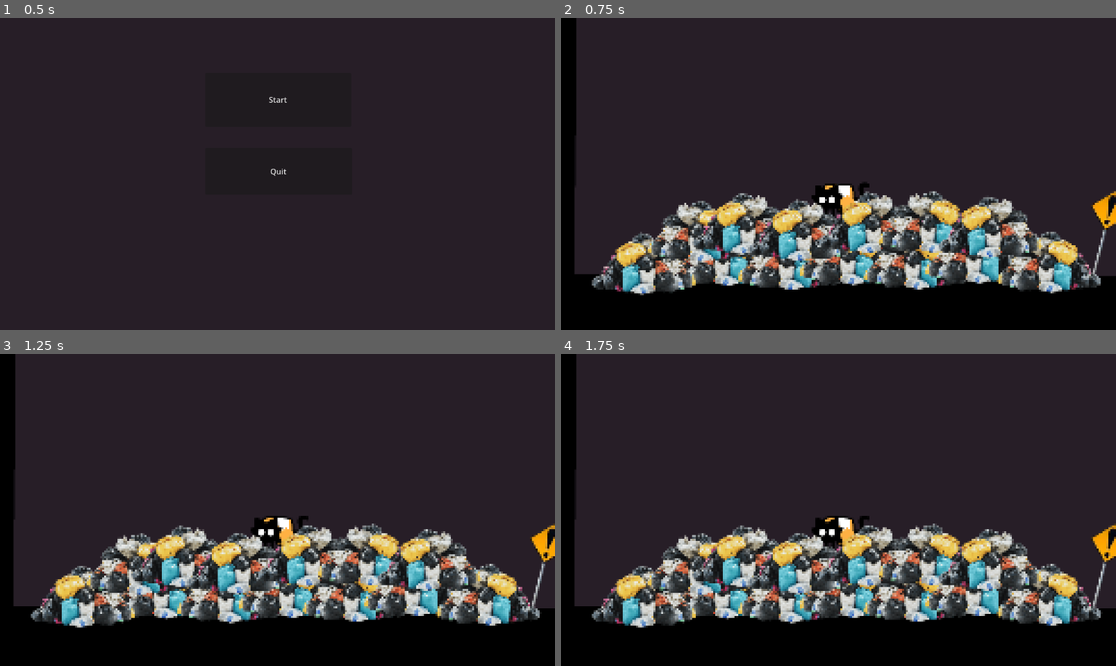
Above: before the commit, frames 1-4 (two rows, left to right).
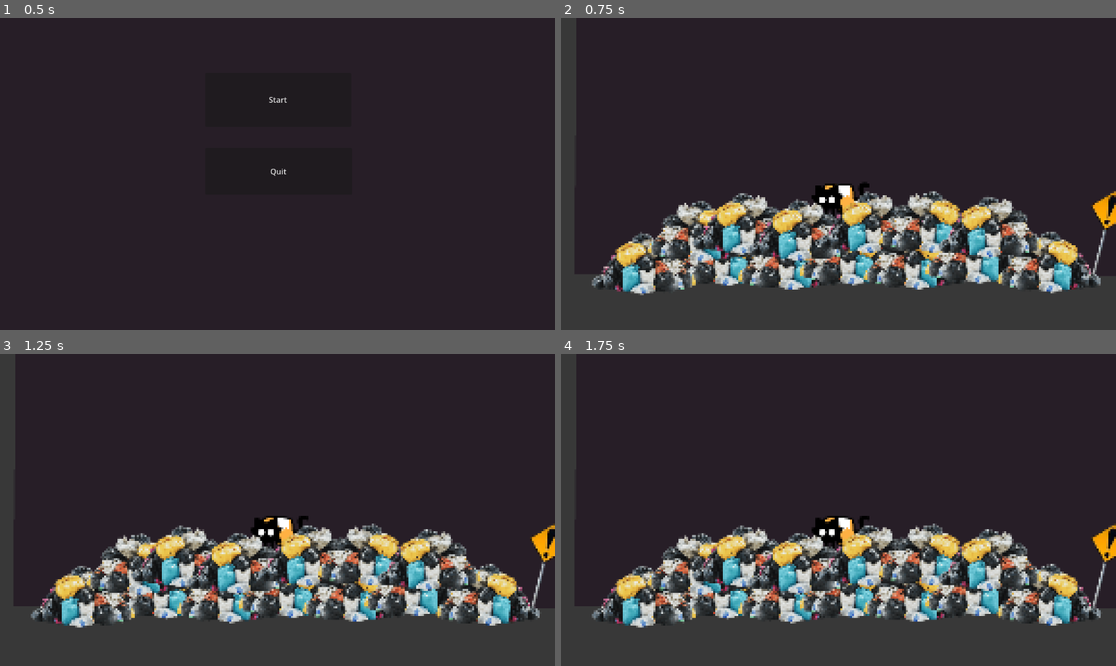
Above: after the commit, the same moments.

Repository: Swedgar13/Outside-The-Box
Game: Godot game, scene res://scenes/main_menu.tscn
Two runs of this game, one before a commit and one after it. Both use one fixed random seed, a clock stepped at 60 frames per second and the inputs below.
Inputs:
- Up to frame 1 (0.5 s): no input
- Up to frame 2 (0.75 s): click "Start" at 0.5 s
- Up to frame 3 (1.25 s): no input
- Up to frame 4 (1.75 s): no input

Frame 1 is identical in both runs. In frame 2, 16% of the frame differs, in the area x 0-100%, y 0-100%; in frame 3, 17%; in frame 4, 17%.

Commit message:
i extended the map a little and added a death trigger and started working on an enemy

Diff:
--- /dev/null
+++ b/scenes/area_2d.tscn
@@ -0,0 +1,13 @@
+[gd_scene format=3 uid="uid://b1vsgn7l1h2lb"]
+
+[ext_resource type="Script" uid="uid://bwfu8p6laddvr" path="res://scripts/area_2d.gd" id="1_svk5y"]
+
+[node name="Kill zone" type="Area2D" unique_id=497402808]
+script = ExtResource("1_svk5y")
+
+[node name="Timer" type="Timer" parent="." unique_id=148793095]
+wait_time = 0.5
+one_shot = true
+
+[connection signal="body_entered" from="." to="." method="_on_body_entered"]
+[connection signal="timeout" from="Timer" to="." method="_on_timer_timeout"]
--- /dev/null
+++ b/scenes/enemy.tscn
@@ -0,0 +1,21 @@
+[gd_scene format=3 uid="uid://cp4jpclqejtv1"]
+
+[ext_resource type="Texture2D" uid="uid://bllmunypkxa33" path="res://assets/gremlin - Copy (21).PNG" id="1_7p1mj"]
+[ext_resource type="PackedScene" uid="uid://b1vsgn7l1h2lb" path="res://scenes/area_2d.tscn" id="2_md0e3"]
+
+[sub_resource type="RectangleShape2D" id="RectangleShape2D_4ra3w"]
+size = Vector2(704.63434, 623.133)
+
+[node name="Enemy" type="Node2D" unique_id=1064853089]
+
+[node name="Sprite2D" type="Sprite2D" parent="." unique_id=1403968962]
+position = Vector2(2, 2)
+scale = Vector2(0.05244757, 0.06174699)
+texture = ExtResource("1_7p1mj")
+
+[node name="Kill zone" parent="Sprite2D" unique_id=497402808 instance=ExtResource("2_md0e3")]
+
+[node name="CollisionShape2D" type="CollisionShape2D" parent="Sprite2D/Kill zone" unique_id=170065409]
+position = Vector2(-1.9073486e-06, 16.195122)
+scale = Vector2(1.0000001, 1.0000001)
+shape = SubResource("RectangleShape2D_4ra3w")
--- a/scenes/main.tscn
+++ b/scenes/main.tscn
@@ -5,6 +5,11 @@
 [ext_resource type="Texture2D" uid="uid://b1nbvahxg0rpg" path="res://assets/Terrain/trash pile.png" id="2_0wfyh"]
 [ext_resource type="Texture2D" uid="uid://bib7kde8vbp63" path="res://assets/Terrain/window.webp" id="3_jyhfs"]
 [ext_resource type="Texture2D" uid="uid://cpgkmt0r2jqdy" path="res://assets/Terrain/traffic light 2.webp" id="5_tbgi4"]
+[ext_resource type="PackedScene" uid="uid://b1vsgn7l1h2lb" path="res://scenes/area_2d.tscn" id="6_tefeu"]
+[ext_resource type="PackedScene" uid="uid://cp4jpclqejtv1" path="res://scenes/enemy.tscn" id="7_o6xl0"]
+
+[sub_resource type="WorldBoundaryShape2D" id="WorldBoundaryShape2D_o6xl0"]
+distance = 77.0
 
 [node name="Main" type="Node2D" unique_id=436889011]
 y_sort_enabled = true
@@ -146,12 +151,12 @@
 freeze = true
 
 [node name="CollisionPolygon2D" type="CollisionPolygon2D" parent="Main terrain/RigidBody2D" unique_id=1532655677]
-polygon = PackedVector2Array(-3, 229, -5, 633, 1136, 639, 1420, 592, 3981, 623, 4171, 812, 4672, 826, 4915, 834, 4923, 573, 5143, 565, 5151, 1054, -186, 1023, -177, 218)
+polygon = PackedVector2Array(-3, 229, -5, 633, 1136, 639, 1420, 592, 3970, 638, 4162, 827, 4675, 843, 4916, 835, 4915, 575, 5142, 577, 5144, 1051, -186, 1023, -177, 218)
 
 [node name="Polygon2D" type="Polygon2D" parent="Main terrain/RigidBody2D" unique_id=1465571931]
 position = Vector2(1866.5, 808)
 scale = Vector2(15.589844, 374)
-color = Color(0, 0, 0, 1)
+color = Color(0.21960784, 0.21960784, 0.21960784, 1)
 polygon = PackedVector2Array(-127.935844, -0.5, -127.99999, 0.49732614, 135.56903, 0.4411764, 210.42545, 0.49732614, 21 …(300 unchanged characters)…
 
 [node name="CollisionPolygon2D2" type="CollisionPolygon2D" parent="Main terrain/RigidBody2D" unique_id=19756705]
@@ -160,11 +165,30 @@
 
 [node name="Polygon2D2" type="Polygon2D" parent="Main terrain/RigidBody2D" unique_id=834093317]
 position = Vector2(-50, 2)
-color = Color(0, 0, 0, 1)
+color = Color(0.21960784, 0.21960784, 0.21960784, 1)
 polygon = PackedVector2Array(4299, 637, 4291, 672, 4780, 675, 4776, 570)
+
+[node name="Polygon2D3" type="Polygon2D" parent="Main terrain/RigidBody2D" unique_id=2011732377]
+position = Vector2(1106, -57)
+color = Color(0.21960784, 0.21960784, 0.21960784, 1)
+polygon = PackedVector2Array(4258, 659, 4252, 1141, 5057, 1127, 5058, 655)
+
+[node name="CollisionPolygon2D3" type="CollisionPolygon2D" parent="Main terrain/RigidBody2D" unique_id=199643743]
+position = Vector2(-18, -4)
+polygon = PackedVector2Array(5381, 607, 5611.9277, 603.44037, 6185, 604, 6172, 1129, 5379, 1123)
 
 [node name="TrafficLight2" type="Sprite2D" parent="." unique_id=1207471410]
 position = Vector2(4886.0005, 767.0002)
 rotation = 0.3211406
 scale = Vector2(0.42, 0.42)
 texture = ExtResource("5_tbgi4")
+
+[node name="Kill zone" parent="." unique_id=497402808 instance=ExtResource("6_tefeu")]
+position = Vector2(1552, 1338)
+
+[node name="CollisionShape2D" type="CollisionShape2D" parent="Kill zone" unique_id=854094242]
+position = Vector2(292, -27)
+shape = SubResource("WorldBoundaryShape2D_o6xl0")
+
+[node name="Enemy" parent="." unique_id=1064853089 instance=ExtResource("7_o6xl0")]
+position = Vector2(5814, 544)
--- /dev/null
+++ b/scripts/area_2d.gd
@@ -0,0 +1,11 @@
+extends Area2D
+
+@onready var timer: Timer = $Timer
+
+func _on_body_entered(body: Node2D) -> void:
+	print("you died")
+	timer.start()
+
+
+func _on_timer_timeout():
+	get_tree().reload_current_scene()
Binary file added: assets/gremlin - Copy (21).PNG
Not shown, added: assets/gremlin - Copy (21).PNG.import
Not shown, added: scripts/area_2d.gd.uid
